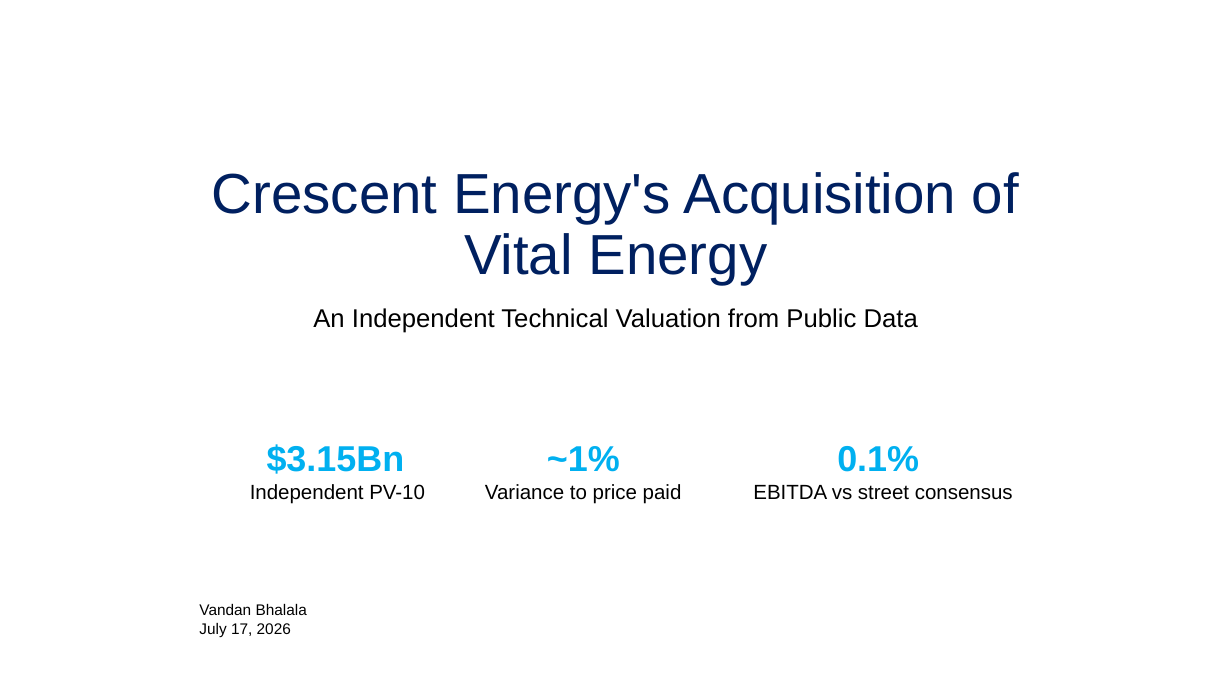
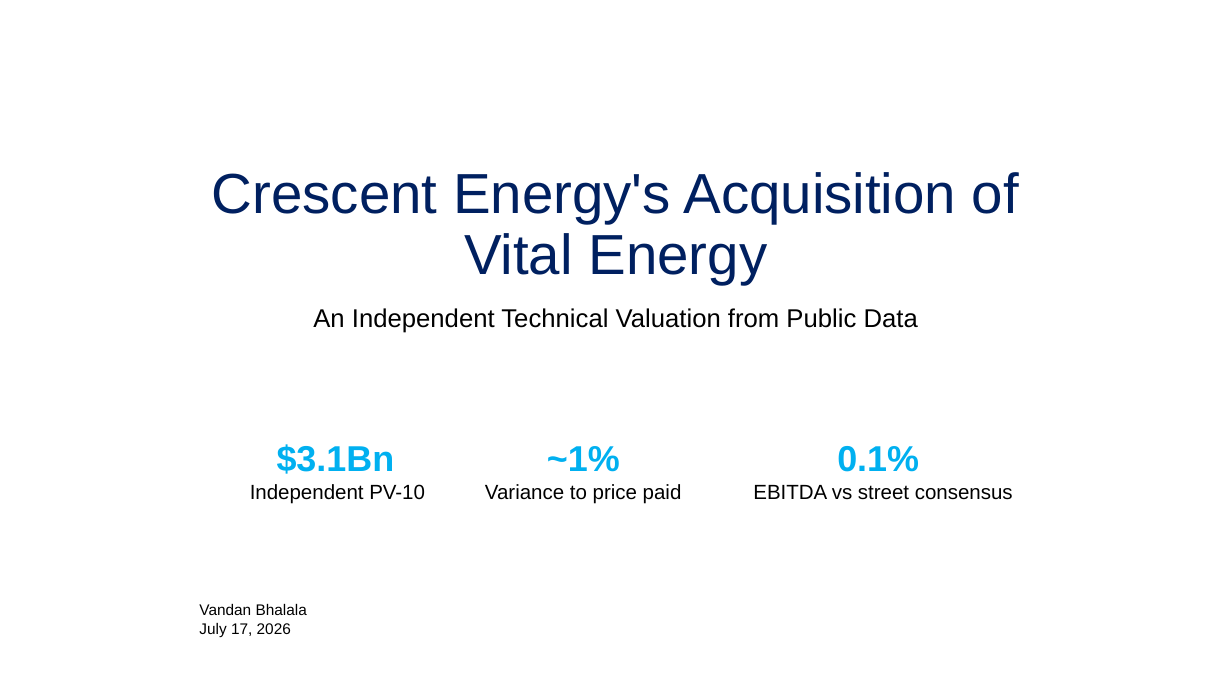
Before and after one commit to Vandan-03/Indpendent-Study, a slide deck: slide 1 of Presentation/Independent Asset Valuation Study.pptx. Drawn at 1232x693 pixels with LibreOffice and Linux fonts; fonts in the diff are those of the drawing. Boxes give left, top, right and bottom in pixels: in the first picture for what was removed or moved away, otherwise in the second. Text is boxed around its words. In the diff, an @@ line names an element or a change of style, - is before the commit and + after.

```diff
--- a/Presentation/Independent Asset Valuation Study.pptx
+++ b/Presentation/Independent Asset Valuation Study.pptx
@@ text at (277, 444, 395, 474): text changed @@
-$3.15Bn
+$3.1Bn
```
Also in this commit, not shown: 1 other slide changed.
